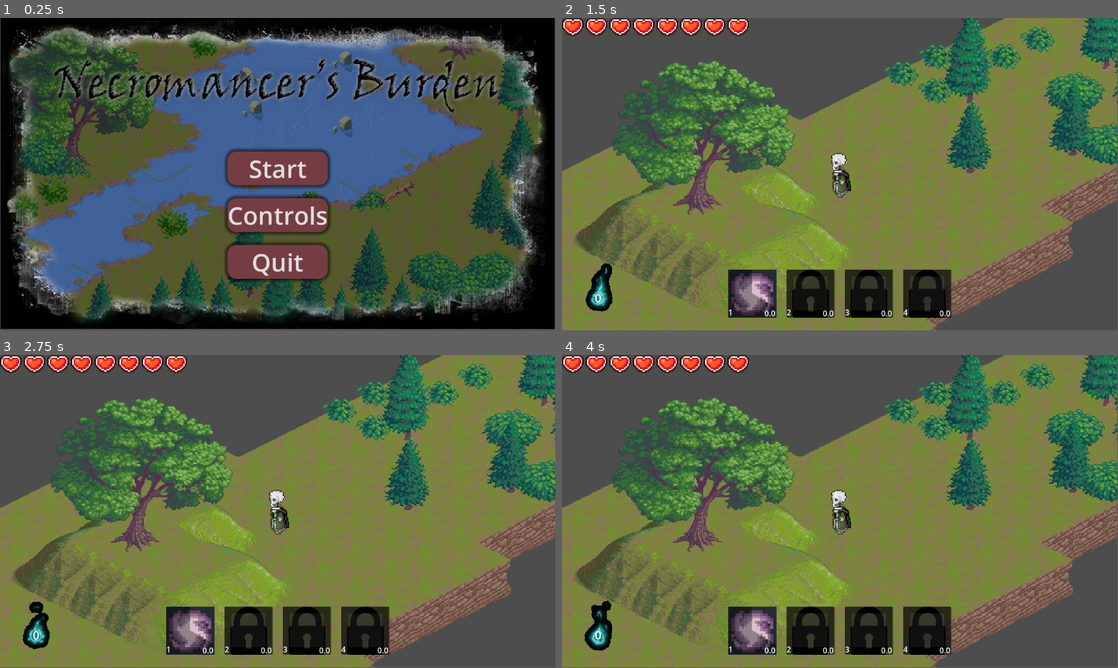
Above: before the commit, frames 1-4 (two rows, left to right).
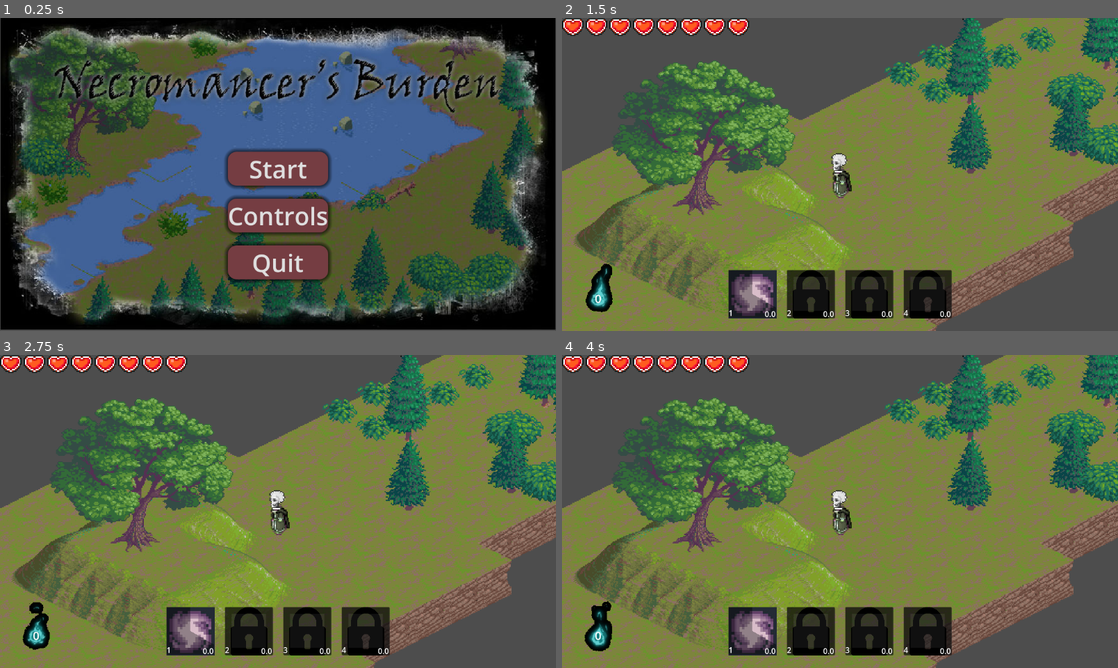
Above: after the commit, the same moments.

Repository: XMNNguyen/ECS179
Game: Godot game, scene res://Scenes/Starting_Menu.tscn
The game is run twice, just before and just after one commit, with the same random seed, the same clock (stepped at 60 frames per second) and the same inputs.
Inputs:
- Up to frame 1 (0.25 s): no input
- Up to frame 2 (1.5 s): click "Start" at 0.5 s; click "0.0" at 1.25 s
- Up to frame 3 (2.75 s): click "0.0" at 2 s
- Up to frame 4 (4 s): click "0.0" at 2.75 s; click "0.0" at 3.5 s
In our replay, the window is 799x449 before the commit and 800x450 after it. These sizes can differ from the game's own. Grey fills any space a smaller window leaves; there, only what the larger window draws over its background counts as a difference.

The runs differ from the first frame. In frame 1, 5.6% of the frame differs, in the area x 0-100%, y 0-100%; in frame 2, 8.0%; in frame 3, 8.0%; in frame 4, 8.0%.

Commit message:
updated project settings

Diff:
--- a/ecs179_project/Scenes/Player.tscn
+++ b/ecs179_project/Scenes/Player.tscn
@@ -533,7 +533,7 @@
 zoom = Vector2(2.21, 2.21)
 position_smoothing_enabled = true
 script = ExtResource("2_d6rrt")
-shake_strength = 3.0
+shake_strength = 2.0
 fade = 7.0
 
 [node name="AnimatedSprite2D" type="AnimatedSprite2D" parent="."]
--- a/ecs179_project/project.godot
+++ b/ecs179_project/project.godot
@@ -13,6 +13,7 @@
 config/name="ECS179_project"
 run/main_scene="res://Scenes/Starting_Menu.tscn"
 config/features=PackedStringArray("4.3", "Forward Plus")
+run/max_fps=60
 config/icon="res://icon.svg"
 
 [autoload]
@@ -20,6 +21,10 @@
 signals="*res://Scripts/signals.gd"
 souls_count="*res://Assets/souls_counter.gd"
 Audio="*res://Scenes/Audio.tscn"
+
+[display]
+
+window/stretch/mode="viewport"
 
 [global_group]
 
